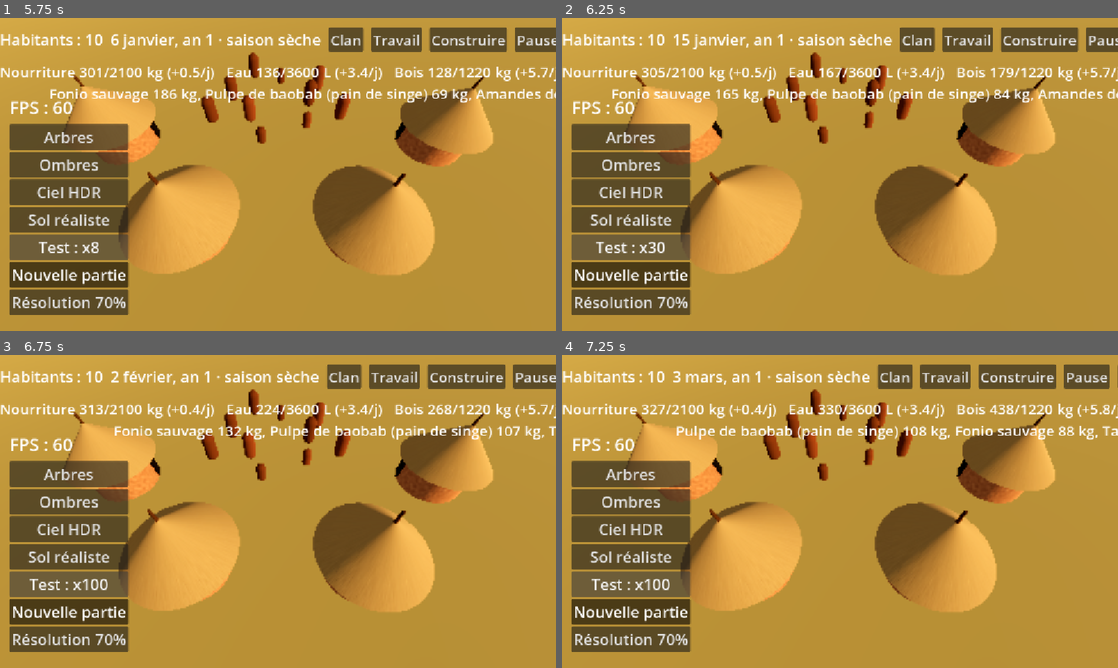
Above: before the commit, frames 1-4 (two rows, left to right).
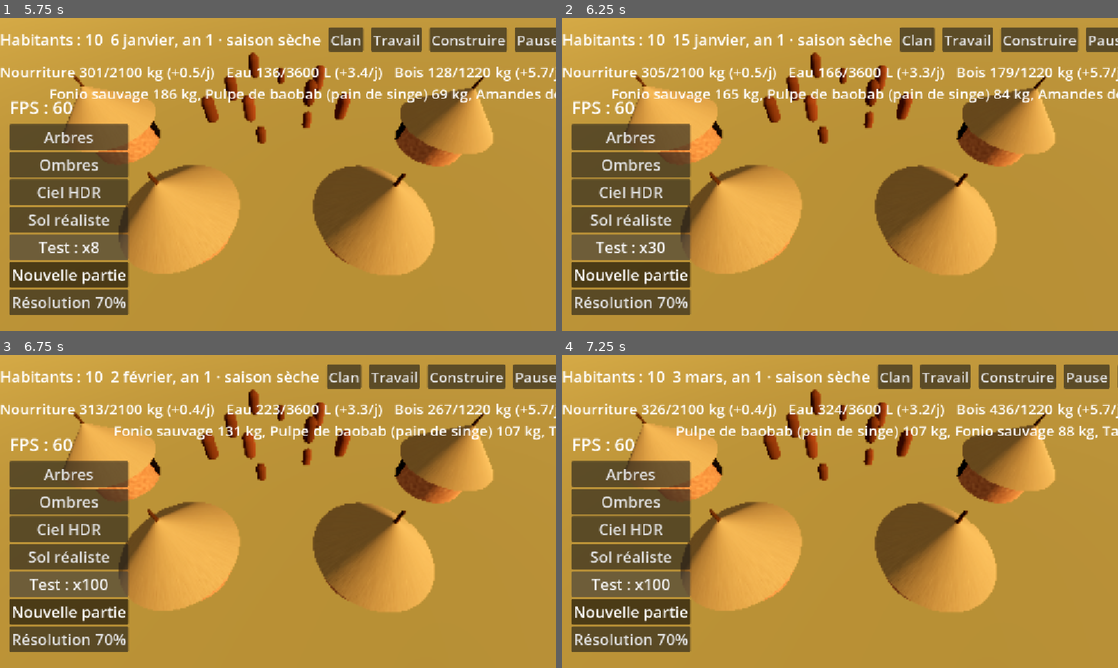
Above: after the commit, the same moments.

Repository: barroapk/faso-kanou
Game: Godot game, scene res://scenes/main.tscn
Same seed, same stepped clock (60 frames per second), same inputs: the game is played once before the commit and once after it. A sky picture missing from this copy of the repository is replaced by a grey-blue gradient.
Inputs:
- Up to frame 1 (5.75 s): click "Nouvelle partie" at 0.5 s; click "Nouvelle partie" at 1.25 s; click "Arbres" at 2 s; click "Ombres" at 2.75 s; click "Ciel HDR" at 3.5 s; click "Sol réaliste" at 4.25 s; click "Test : x1" at 5 s
- Up to frame 2 (6.25 s): click "Test : x8" at 5.75 s
- Up to frame 3 (6.75 s): click "Test : x30" at 6.5 s
- Up to frame 4 (7.25 s): no input

Frame 1 is identical in both runs. In frame 2, less than 0.1% of the frame differs, in the area x 48-67%, y 15-20%; in frame 3, 0.1%; in frame 4, 0.2%, in the area x 17-99%, y 15-26%.

Commit message:
v0.3.11 : compétences individuelles

Diff:
--- a/data/recettes.json
+++ b/data/recettes.json
@@ -9,7 +9,8 @@
   "connue_au_depart": "le clan sait la faire dès le début ; sinon, il faut la découvrir ou l'apprendre",
   "competence": "savoir-faire nécessaire (vérifié à l'étape 4)",
   "repare": "réparation : rend sa solidité à l'outil le plus usé ; les matières remplacent des parties usées, jetées (pertes)",
-  "terrain": "extraction : quantité prise dans la nature (gisement, rivière, savane) ; compte comme une entrée dans le bilan de masse"
+  "terrain": "extraction : quantité prise dans la nature (gisement, rivière, savane) ; compte comme une entrée dans le bilan de masse",
+  "niveau_min": "niveau minimal du savoir (competence) pour qu'un habitant puisse faire ce travail ; un meilleur artisan travaille plus vite"
  },
  "recettes": {
   "cendres": {
@@ -31,7 +32,8 @@
    "batiment": "",
    "decouverte": "",
    "connue_au_depart": true,
-   "saisons": []
+   "saisons": [],
+   "niveau_min": 0
   },
   "sel_vegetal": {
    "nom": "Sel végétal",
@@ -59,7 +61,8 @@
    "batiment": "",
    "decouverte": "",
    "connue_au_depart": true,
-   "saisons": []
+   "saisons": [],
+   "niveau_min": 0
   },
   "canari": {
    "nom": "Canari (poterie)",
@@ -87,7 +90,8 @@
    "batiment": "",
    "decouverte": "",
    "connue_au_depart": true,
-   "saisons": []
+   "saisons": [],
+   "niveau_min": 0
   },
   "brique_banco": {
    "nom": "Brique de banco",
@@ -119,7 +123,8 @@
     4,
     10,
     11
-   ]
+   ],
+   "niveau_min": 0
   },
   "charbon_bois": {
    "nom": "Charbon de bois",
@@ -142,7 +147,8 @@
    "batiment": "",
    "decouverte": "metallurgie",
    "connue_au_depart": false,
-   "saisons": []
+   "saisons": [],
+   "niveau_min": 10
   },
   "fer_brut": {
    "nom": "Fonte du fer",
@@ -168,7 +174,8 @@
    "batiment": "fourneau",
    "decouverte": "metallurgie",
    "connue_au_depart": false,
-   "saisons": []
+   "saisons": [],
+   "niveau_min": 25
   },
   "fil_coton": {
    "nom": "Filage du coton",
@@ -189,7 +196,8 @@
    "batiment": "",
    "decouverte": "tissage",
    "connue_au_depart": false,
-   "saisons": []
+   "saisons": [],
+   "niveau_min": 5
   },
   "tissu_coton": {
    "nom": "Tissage d'un pagne",
@@ -210,7 +218,8 @@
    "batiment": "",
    "decouverte": "tissage",
    "connue_au_depart": false,
-   "saisons": []
+   "saisons": [],
+   "niveau_min": 15
   },
   "farine_mil": {
    "nom": "Pilage du mil",
@@ -231,7 +240,8 @@
    "batiment": "",
    "decouverte": "agriculture",
    "connue_au_depart": false,
-   "saisons": []
+   "saisons": [],
+   "niveau_min": 0
   },
   "hache_pierre": {
    "nom": "Hache de pierre",
@@ -254,7 +264,8 @@
    "batiment": "",
    "decouverte": "",
    "connue_au_depart": true,
-   "saisons": []
+   "saisons": [],
+   "niveau_min": 0
   },
   "arc": {
    "nom": "Arc et flèches",
@@ -277,7 +288,8 @@
    "batiment": "",
    "decouverte": "",
    "connue_au_depart": true,
-   "saisons": []
+   "saisons": [],
+   "niveau_min": 0
   },
   "lance": {
    "nom": "Lance",
@@ -300,7 +312,8 @@
    "batiment": "",
    "decouverte": "",
    "connue_au_depart": true,
-   "saisons": []
+   "saisons": [],
+   "niveau_min": 0
   },
   "houe_bois": {
    "nom": "Houe en bois",
@@ -321,7 +334,8 @@
    "batiment": "",
    "decouverte": "agriculture",
    "connue_au_depart": false,
-   "saisons": []
+   "saisons": [],
+   "niveau_min": 0
   },
   "moule_brique": {
    "nom": "Moule à briques",
@@ -342,7 +356,8 @@
    "batiment": "",
    "decouverte": "",
    "connue_au_depart": true,
-   "saisons": []
+   "saisons": [],
+   "niveau_min": 0
   },
   "meule": {
    "nom": "Meule de pierre",
@@ -363,7 +378,8 @@
    "batiment": "",
    "decouverte": "",
    "connue_au_depart": true,
-   "saisons": []
+   "saisons": [],
+   "niveau_min": 5
   },
   "metier_tisser": {
    "nom": "Métier à tisser",
@@ -384,7 +400,8 @@
    "batiment": "",
    "decouverte": "tissage",
    "connue_au_depart": false,
-   "saisons": []
+   "saisons": [],
+   "niveau_min": 10
   },
   "hache_fer": {
    "nom": "Hache en fer",
@@ -409,7 +426,8 @@
    "batiment": "forge",
    "decouverte": "metallurgie",
    "connue_au_depart": false,
-   "saisons": []
+   "saisons": [],
+   "niveau_min": 30
   },
   "houe_fer": {
    "nom": "Houe en fer",
@@ -434,7 +452,8 @@
    "batiment": "forge",
    "decouverte": "metallurgie",
    "connue_au_depart": false,
-   "saisons": []
+   "saisons": [],
+   "niveau_min": 30
   },
   "pioche_fer": {
    "nom": "Pioche en fer",
@@ -459,7 +478,8 @@
    "batiment": "forge",
    "decouverte": "metallurgie",
    "connue_au_depart": false,
-   "saisons": []
+   "saisons": [],
+   "niveau_min": 30
   },
   "couteau_fer": {
    "nom": "Couteau en fer",
@@ -484,7 +504,8 @@
    "batiment": "forge",
    "decouverte": "metallurgie",
    "connue_au_depart": false,
-   "saisons": []
+   "saisons": [],
+   "niveau_min": 30
   },
   "reparation_hache_pierre": {
    "nom": "Réparer : hache pierre",
@@ -505,7 +526,8 @@
    "decouverte": "",
    "connue_au_depart": true,
    "saisons": [],
-   "repare": "hache_pierre"
+   "repare": "hache_pierre",
+   "niveau_min": 0
   },
   "reparation_arc": {
    "nom": "Réparer : arc",
@@ -525,7 +547,8 @@
    "decouverte": "",
    "connue_au_depart": true,
    "saisons": [],
-   "repare": "arc"
+   "repare": "arc",
+   "niveau_min": 0
   },
   "reparation_lance": {
    "nom": "Réparer : lance",
@@ -545,7 +568,8 @@
    "decouverte": "",
    "connue_au_depart": true,
    "saisons": [],
-   "repare": "lance"
+   "repare": "lance",
+   "niveau_min": 0
   },
   "reparation_houe_bois": {
    "nom": "Réparer : houe bois",
@@ -565,7 +589,8 @@
    "decouverte": "agriculture",
    "connue_au_depart": false,
    "saisons": [],
-   "repare": "houe_bois"
+   "repare": "houe_bois",
+   "niveau_min": 0
   },
   "reparation_moule_brique": {
    "nom": "Réparer : moule brique",
@@ -585,7 +610,8 @@
    "decouverte": "",
    "connue_au_depart": true,
    "saisons": [],
-   "repare": "moule_brique"
+   "repare": "moule_brique",
+   "niveau_min": 0
   },
   "reparation_meule": {
    "nom": "Réparer : meule",
@@ -605,7 +631,8 @@
    "decouverte": "",
    "connue_au_depart": true,
    "saisons": [],
-   "repare": "meule"
+   "repare": "meule",
+   "niveau_min": 0
   },
   "reparation_metier_tisser": {
    "nom": "Réparer : metier tisser",
@@ -625,7 +652,8 @@
    "decouverte": "tissage",
    "connue_au_depart": false,
    "saisons": [],
-   "repare": "metier_tisser"
+   "repare": "metier_tisser",
+   "niveau_min": 0
   },
   "reparation_hache_fer": {
    "nom": "Réparer : hache fer",
@@ -647,7 +675,8 @@
    "decouverte": "metallurgie",
    "connue_au_depart": false,
    "saisons": [],
-   "repare": "hache_fer"
+   "repare": "hache_fer",
+   "niveau_min": 20
   },
   "reparation_houe_fer": {
    "nom": "Réparer : houe fer",
@@ -669,7 +698,8 @@
    "decouverte": "metallurgie",
    "connue_au_depart": false,
    "saisons": [],
-   "repare": "houe_fer"
+   "repare": "houe_fer",
+   "niveau_min": 20
   },
   "reparation_pioche_fer": {
    "nom": "Réparer : pioche fer",
@@ -691,7 +721,8 @@
    "decouverte": "metallurgie",
    "connue_au_depart": false,
    "saisons": [],
-   "repare": "pioche_fer"
+   "repare": "pioche_fer",
+   "niveau_min": 20
   },
   "reparation_couteau_fer": {
    "nom": "Réparer : couteau fer",
@@ -713,7 +744,8 @@
    "decouverte": "metallurgie",
    "connue_au_depart": false,
    "saisons": [],
-   "repare": "couteau_fer"
+   "repare": "couteau_fer",
+   "niveau_min": 20
   },
   "ramasser_pierre": {
    "nom": "Ramasser des pierres",
@@ -738,7 +770,8 @@
     "colline",
     "massif",
     "savane"
-   ]
+   ],
+   "niveau_min": 0
   },
   "creuser_argile": {
    "nom": "Creuser de l'argile",
@@ -770,7 +803,8 @@
    "terrains": [
     "humide",
     "riviere"
-   ]
+   ],
+   "niveau_min": 0
   },
   "ramasser_sable": {
    "nom": "Ramasser du sable",
@@ -794,7 +828,8 @@
    "terrains": [
     "riviere",
     "desert"
-   ]
+   ],
+   "niveau_min": 0
   },
   "couper_paille": {
    "nom": "Couper de la paille",
@@ -821,7 +856,8 @@
    ],
    "terrains": [
     "savane"
-   ]
+   ],
+   "niveau_min": 0
   }
  }
 }
--- a/scripts/core/civilisation.gd
+++ b/scripts/core/civilisation.gd
@@ -89,7 +89,7 @@
     equipement.jour_passe(population, chantier_actif)
     ressources.jour_passe(population, temps.jour_total, temps.saison_des_pluies(), chantier_actif)
     construction.jour_passe(travail_batisseurs())
-    population.jour_passe(ressources.faim, ressources.soif, ressources.jours_sans_sel)
+    population.jour_passe(ressources.faim, ressources.soif, ressources.jours_sans_sel, temps.jour_total)
     if temps.jour_total % chef.REVUE_JOURS == 0:
         besoins.actualiser(population, ressources, construction, temps.jour_total, temps.saison_des_pluies(), chantier_actif)
         chef.revue(conseil, population, besoins, temps.jour_total)
--- a/scripts/core/population.gd
+++ b/scripts/core/population.gd
@@ -30,6 +30,28 @@
 const MORTALITE_EN_COUCHES := 0.005
 const AUTORISER_COUSINS := true      # cousins germains de lignées différentes
 const RISQUE_COUSINS := 1.3          # mortalité avant 5 ans multipliée pour leurs enfants
+
+# ---------- Compétences individuelles (v0.3.11) ----------
+# Chaque habitant a des savoirs (0 à 100) : h["savoirs"] = {savoir: niveau}.
+# h["competence"] reste le niveau dans le savoir de son métier actuel
+# (c'est lui qu'utilisent la production et le chef).
+const SAVOIR_DU_METIER := {
+    "chasseur": "chasse",
+    "cueilleur": "cueillette",
+    "sans métier": "cueillette",
+    "chef": "cueillette",
+    "porteur d'eau": "portage",
+    "bâtisseur": "construction",
+    "cultivateur": "agriculture",
+    "mineur": "extraction",
+}
+const GAIN_PRATIQUE := 0.02        # par jour, de moins en moins vite près de 100 (10 -> ~50 en 10 ans)
+const COEF_APPRENTI := 1.5         # travailler à côté d'un maître (60 et plus)
+const NIVEAU_MAITRE := 60.0
+const OUBLI_JOUR := 0.003          # savoir non pratiqué : environ -1 point par an
+const PLANCHER_OUBLI := 0.5        # on n'oublie pas plus de la moitié de son meilleur niveau
+const APPRENTISSAGE_ENFANT := 0.01 # de 8 à 13 ans, l'enfant initié apprend le métier d'un parent
+const AGE_APPRENTISSAGE := 8
 
 var habitants: Array = []
 var prochain_id := 1
@@ -85,7 +107,17 @@
         "competence": float(clampi(age_ans * 2, 0, 70)),
         "pere": -1,
         "mere": -1,
+        "savoirs": {},
+        "savoirs_max": {},
     }
+    # Savoir de départ : celui de son métier (niveau = âge x 2, 70 au plus) ;
+    # tout adulte sait au moins un peu cueillir.
+    if age_ans >= AGE_ADULTE:
+        donner_savoir(h, "cueillette", float(clampi(int(age_ans * 1.5), 0, 50)))
+    var sv := savoir_du_metier(metier)
+    if sv != "":
+        donner_savoir(h, sv, float(clampi(age_ans * 2, 0, 70)))
+    maj_competence(h)
     prochain_id += 1
     habitants.append(h)
     return h
@@ -112,7 +144,7 @@
     for h in habitants:
         if h["metier"] == "enfant" and age(h, jour) >= AGE_ADULTE:
             h["metier"] = "sans métier"
-            h["competence"] = 25.0 if h.get("initie", "") != "" else 10.0
+            maj_competence(h)
 
 # ---------- Mortalité ----------
 
@@ -362,15 +394,15 @@
         while travailleurs.size() > int(postes[m]):
             var h = travailleurs.pop_back()
             h["metier"] = "sans métier"
+            maj_competence(h)
     for m in postes:
         var manque := int(postes[m]) - nombre(m)
         while manque > 0:
             var candidat = _meilleur_candidat(m, jour)
             if candidat == null:
                 break
-            if candidat.get("initie", "") != m:
-                candidat["competence"] = float(candidat["competence"]) * 0.5
             candidat["metier"] = m
+            maj_competence(candidat)
             manque -= 1
 
 func _meilleur_candidat(m: String, jour: int):
@@ -379,7 +411,7 @@
     for h in habitants:
         if h["metier"] != "sans métier" or age(h, jour) < AGE_ADULTE:
             continue
-        var score := float(h["competence"]) + (100.0 if h.get("initie", "") == m else 0.0)
+        var score := savoir(h, savoir_du_metier(m)) + (100.0 if h.get("initie", "") == m else 0.0)
         if score > score_max:
             score_max = score
             meilleur = h
@@ -394,7 +426,8 @@
 static func plafond_sante(jours_sans_sel: int) -> int:
     return 100 - clampi((jours_sans_sel - 30) / 6, 0, 40)
 
-func jour_passe(faim: bool, soif: bool, jours_sans_sel := 0) -> void:
+func jour_passe(faim: bool, soif: bool, jours_sans_sel := 0, jour := -1) -> void:
+    pratiquer(jour)
     var morts := []
     var plafond := plafond_sante(jours_sans_sel)
     for h in habitants:
@@ -408,11 +441,95 @@
         if s > plafond:
             s = maxi(plafond, int(h["sante"]) - 1) if int(h["sante"]) > plafond else plafond
         h["sante"] = clampi(s, 0, 100)
-        if h["metier"] != "enfant" and h["metier"] != "ancien": h["competence"] = minf(float(h["competence"]) + 0.02, 100.0)
         if h["sante"] == 0:
             morts.append(h)
     for h in morts:
         _mourir(h)
+
+# ---------- Savoirs ----------
+
+static func savoir_du_metier(m: String) -> String:
+    return SAVOIR_DU_METIER.get(m, "")
+
+func savoir(h: Dictionary, s: String) -> float:
+    if s == "":
+        return 0.0
+    return float(h.get("savoirs", {}).get(s, 0.0))
+
+func donner_savoir(h: Dictionary, s: String, niveau: float) -> void:
+    if not h.has("savoirs"):
+        h["savoirs"] = {}
+        h["savoirs_max"] = {}
+    h["savoirs"][s] = clampf(niveau, 0.0, 100.0)
+    h["savoirs_max"][s] = maxf(float(h["savoirs_max"].get(s, 0.0)), h["savoirs"][s])
+
+# Niveau dans le savoir du métier ; pour un enfant ou un ancien : son meilleur savoir.
+func maj_competence(h: Dictionary) -> void:
+    var s := savoir_du_metier(h["metier"])
+    if s != "":
+        h["competence"] = savoir(h, s)
+        return
+    var m := 0.0
+    for x in h.get("savoirs", {}):
+        m = maxf(m, float(h["savoirs"][x]))
+    h["competence"] = m
+
+# Ce que chaque personne pratique aujourd'hui : la tâche d'une recette (h["tache"]),
+# sinon le savoir de son métier. Les enfants initiés apprennent dès 8 ans.
+func pratiquer(jour: int) -> void:
+    var maitres := {}
+    for h in habitants:
+        var s: String = h.get("tache", savoir_du_metier(h["metier"]))
+        if s != "" and savoir(h, s) >= NIVEAU_MAITRE:
+            maitres[s] = true
+    for h in habitants:
+        if h["metier"] == "ancien":
+            continue
+        var pratique := ""
+        if h["metier"] == "enfant":
+            var ini: String = h.get("initie", "")
+            if ini != "" and jour >= 0 and age(h, jour) >= AGE_APPRENTISSAGE:
+                var si := savoir_du_metier(ini)
+                if si != "" and savoir(h, si) < 25.0:
+                    donner_savoir(h, si, savoir(h, si) + APPRENTISSAGE_ENFANT)
+                pratique = si
+        else:
+            pratique = h.get("tache", savoir_du_metier(h["metier"]))
+            if pratique != "":
+                var n := savoir(h, pratique)
+                var gain := GAIN_PRATIQUE * (1.0 - n / 100.0)
+                if maitres.has(pratique) and n < NIVEAU_MAITRE:
+                    gain *= COEF_APPRENTI
+                donner_savoir(h, pratique, n + gain)
+        for s in h.get("savoirs", {}).keys():
+            if s == pratique:
+                continue
+            var plancher := float(h["savoirs_max"].get(s, 0.0)) * PLANCHER_OUBLI
+            if float(h["savoirs"][s]) > plancher:
+                h["savoirs"][s] = maxf(plancher, float(h["savoirs"][s]) - OUBLI_JOUR)
+        if h["metier"] != "enfant":
+            maj_competence(h)
+
+# Ancienne sauvegarde : le niveau connu devient le savoir du métier.
+func _migrer_savoirs(h: Dictionary) -> void:
+    if h.has("savoirs") and typeof(h["savoirs"]) == TYPE_DICTIONARY:
+        var sv := {}
+        var mx := {}
+        for s in h["savoirs"]:
+            sv[str(s)] = float(h["savoirs"][s])
+        for s in h.get("savoirs_max", {}):
+            mx[str(s)] = float(h["savoirs_max"][s])
+        h["savoirs"] = sv
+        h["savoirs_max"] = mx
+        return
+    h["savoirs"] = {}
+    h["savoirs_max"] = {}
+    var s := savoir_du_metier(h["metier"])
+    if s != "":
+        donner_savoir(h, s, float(h["competence"]))
+    if not h["savoirs"].has("cueillette") and h["metier"] != "enfant":
+        donner_savoir(h, "cueillette", minf(float(h["competence"]), 50.0))
+    maj_competence(h)
 
 func metiers_choisis() -> Array:
     return METIERS_CHOISIS
@@ -433,7 +550,7 @@
     if postes.has(m):
         postes[m] = int(postes[m]) + 1
     h["metier"] = m
-    h["competence"] = float(h["competence"]) * 0.5
+    maj_competence(h)
 
 func vers_dict() -> Dictionary:
     return {"habitants": habitants, "prochain_id": prochain_id, "postes": postes, "couples": couples, "prochain_couple": prochain_couple, "archives": _archives.values(), "graine": str(rng.seed), "etat": str(rng.state)}
@@ -450,6 +567,7 @@
         h["competence"] = float(h.get("competence", 50.0))
         h["metier"] = _migrer_metier(h["metier"])
         h["initie"] = _migrer_metier(h.get("initie", ""))
+        _migrer_savoirs(h)
         habitants.append(h)
     prochain_id = int(d.get("prochain_id", 1))
     couples = []
--- a/scripts/core/recettes.gd
+++ b/scripts/core/recettes.gd
@@ -6,9 +6,11 @@
 # doit tomber juste. Rien n'est produit gratuitement.
 # Pour lancer une recette, il faut à la fois :
 #   recette connue, matières et combustible en stock, outil, bâtiment,
-#   bonne saison, et un adulte libre ("sans métier") pour travailler.
+#   bonne saison, et un adulte libre ("sans métier") qui a le savoir-faire
+#   demandé (niveau_min). Le plus habile est choisi : il travaille plus vite
+#   (0,5 à 1,5 jour de travail par jour) et progresse en pratiquant.
 # Les matières sont réservées (retirées) au lancement ; le produit arrive
-# quand le travail est fini. Le savoir-faire individuel viendra à l'étape 4.
+# quand le travail est fini.
 
 signal evenement(texte)
 
@@ -103,9 +105,18 @@
     if not saisons.is_empty() and not saisons.has((jour / 30) % 12):
         e["saison"] = false
         e["raisons"].append("Pas en cette saison.")
-    if _libres(pop, jour).is_empty():
+    var libres := _libres(pop, jour)
+    if libres.is_empty():
         e["travailleur"] = false
         e["raisons"].append("Aucun adulte libre pour ce travail.")
+    elif int(r.get("niveau_min", 0)) > 0:
+        var capable := false
+        for h in libres:
+            if pop.savoir(h, r["competence"]) >= float(r["niveau_min"]):
+                capable = true
+        if not capable:
+            e["travailleur"] = false
+            e["raisons"].append("Personne de libre n'a le savoir-faire : %s (niveau %d)." % [r["competence"], int(r["niveau_min"])])
     e["possible"] = e["raisons"].is_empty()
     return e
 
@@ -128,18 +139,29 @@
 func jour_passe(pop, res, jour: int) -> void:
     for h in pop.habitants:
         h.erase("occupe")
+        h.erase("tache")
     if commandes.is_empty():
         return
     var ouvriers := _libres(pop, jour)
-    for h in ouvriers:
-        if commandes.is_empty():
+    while not ouvriers.is_empty() and not commandes.is_empty():
+        var c: Dictionary = commandes[0]
+        var r: Dictionary = definitions[c["recette"]]
+        var comp: String = r["competence"]
+        var meilleur := {}
+        for h in ouvriers:
+            if pop.savoir(h, comp) < float(r.get("niveau_min", 0)):
+                continue
+            if meilleur.is_empty() or pop.savoir(h, comp) > pop.savoir(meilleur, comp):
+                meilleur = h
+        if meilleur.is_empty():
             break
-        var c: Dictionary = commandes[0]
-        h["occupe"] = true
-        var outil: String = definitions[c["recette"]]["outil"]
-        if outil != "" and res.equipement != null:
-            res.equipement.user(outil)
-        c["reste"] = float(c["reste"]) - 1.0
+        ouvriers.erase(meilleur)
+        meilleur["occupe"] = true
+        if comp != "":
+            meilleur["tache"] = comp
+        if r["outil"] != "" and res.equipement != null:
+            res.equipement.user(r["outil"])
+        c["reste"] = float(c["reste"]) - (0.5 + pop.savoir(meilleur, comp) / 100.0)
         if float(c["reste"]) <= 0.000001:
             commandes.pop_front()
             _livrer(c, res)
--- /dev/null
+++ b/tests/apercu_savoirs.gd
@@ -0,0 +1,16 @@
+extends SceneTree
+# Aperçu rapide : savoirs après 20 ans de partie (contrôle léger).
+const CIV = preload("res://scripts/core/civilisation.gd")
+func _initialize() -> void:
+    var c = CIV.new()
+    c._nouvelle()
+    c._brancher()
+    for i in 20 * 360:
+        c.temps._passer_un_jour()
+    for h in c.population.habitants:
+        var l := []
+        for s in h["savoirs"]:
+            l.append("%s %.0f" % [s, h["savoirs"][s]])
+        print("%s %s, %d ans, %s : %s" % [h["prenom"], h["nom"], c.population.age(h, c.temps.jour_total), h["metier"], ", ".join(l)])
+    c.free()
+    quit()
